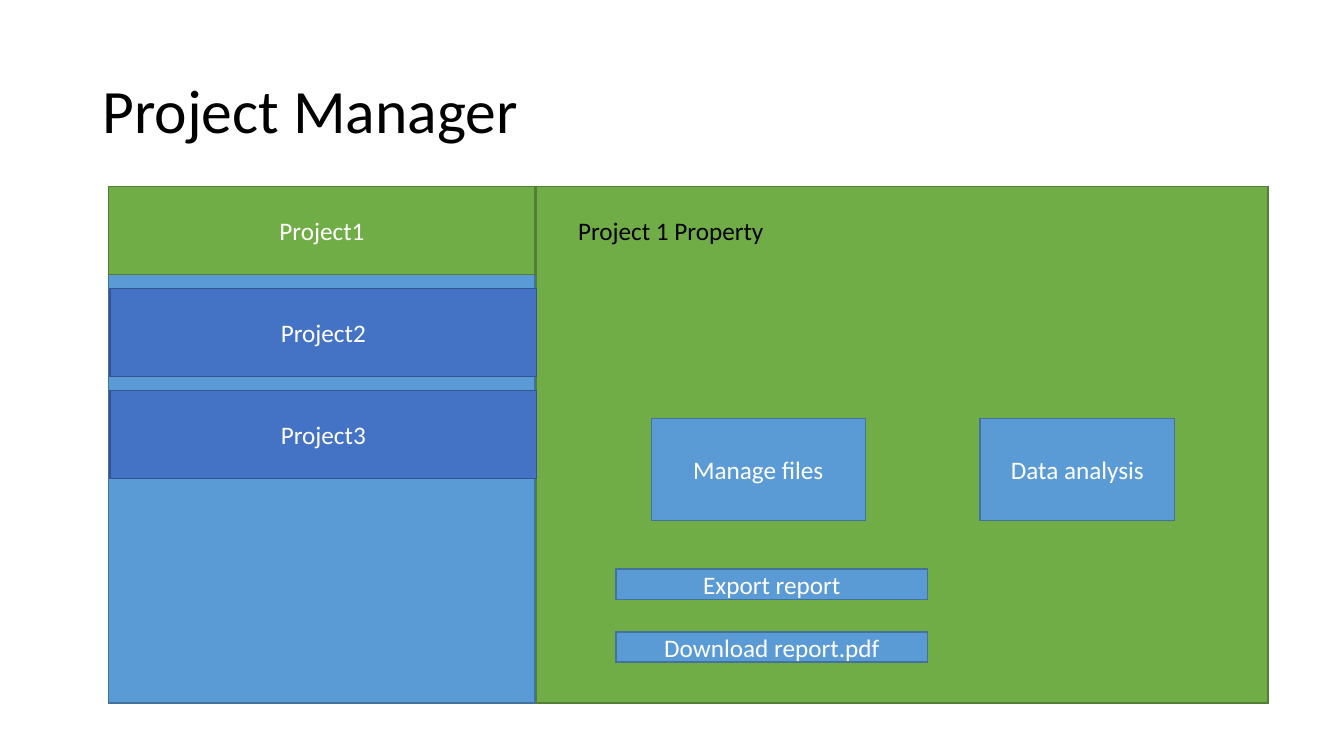
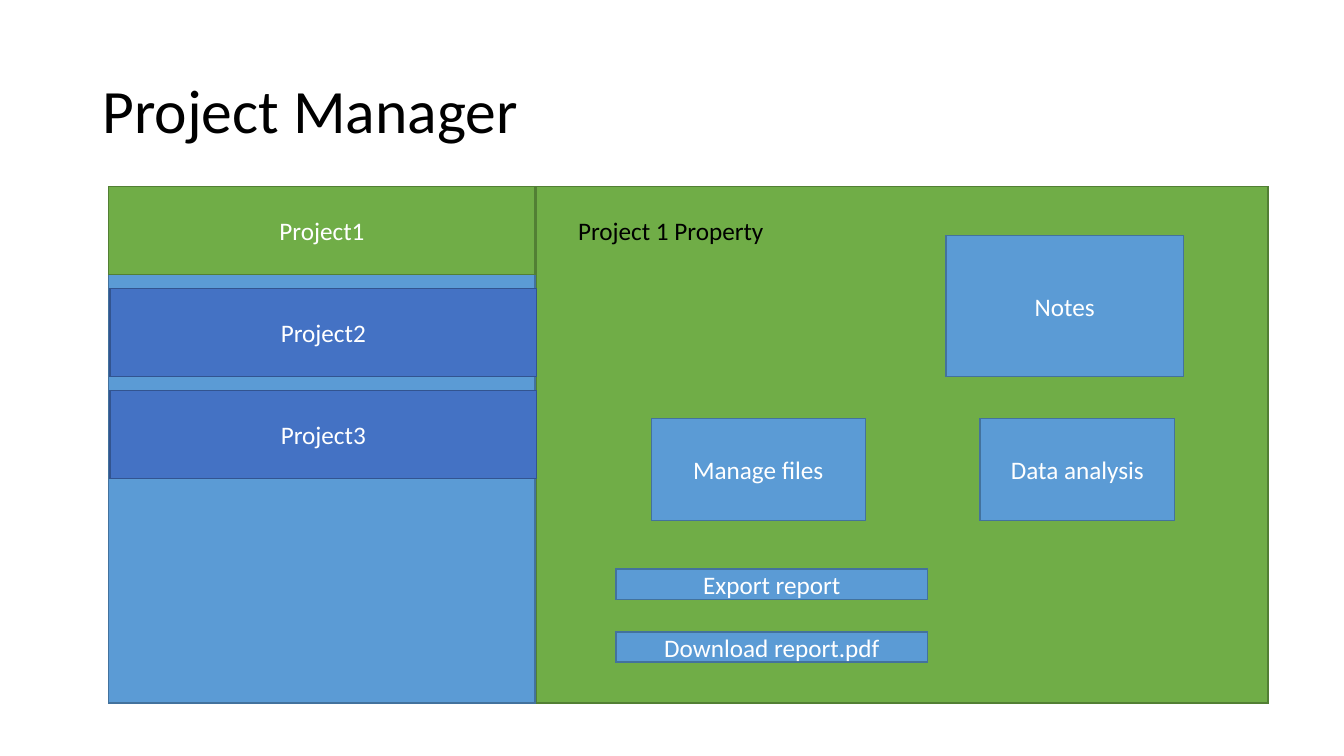
Before and after one commit to biocad-cloud/GCModeller-Cloud, a slide deck: slide 2 of design/design.pptx. Drawn at 1344x756 pixels with LibreOffice and Linux fonts; fonts in the diff are those of the drawing. Boxes give left, top, right and bottom in pixels: in the first picture for what was removed or moved away, otherwise in the second. Text is boxed around its words. In the diff, an @@ line names an element or a change of style, - is before the commit and + after.

```diff
--- a/design/design.pptx
+++ b/design/design.pptx
@@ rectangle added at (947, 235, 1184, 376), fill #5B9BD5, outline #43739E 1 pt, 18 pt, text #FFFFFF @@
+Notes
```
Also in this commit, not shown: 1 other slide changed, 1 slide added, 1 other file.
